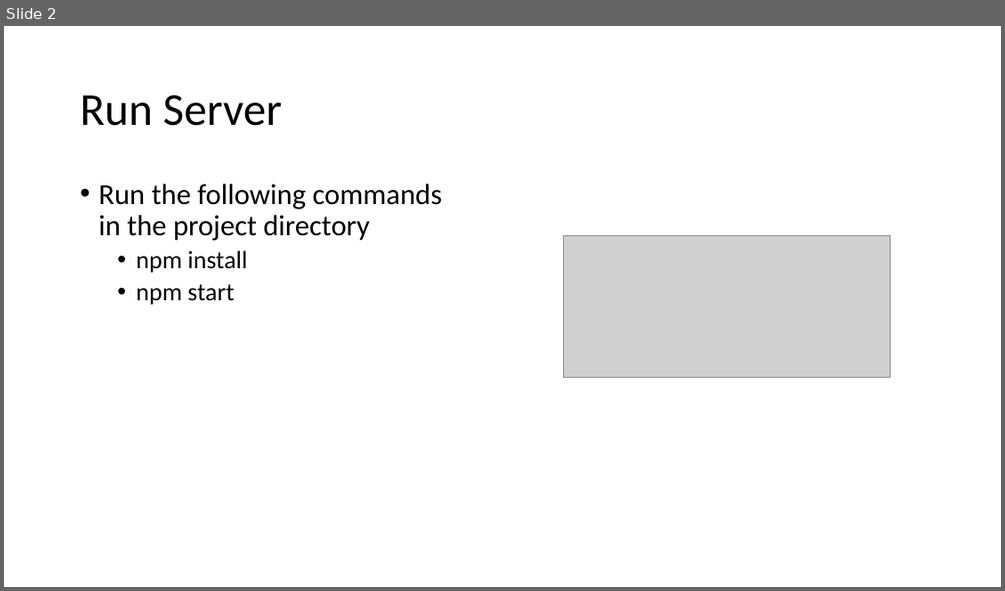
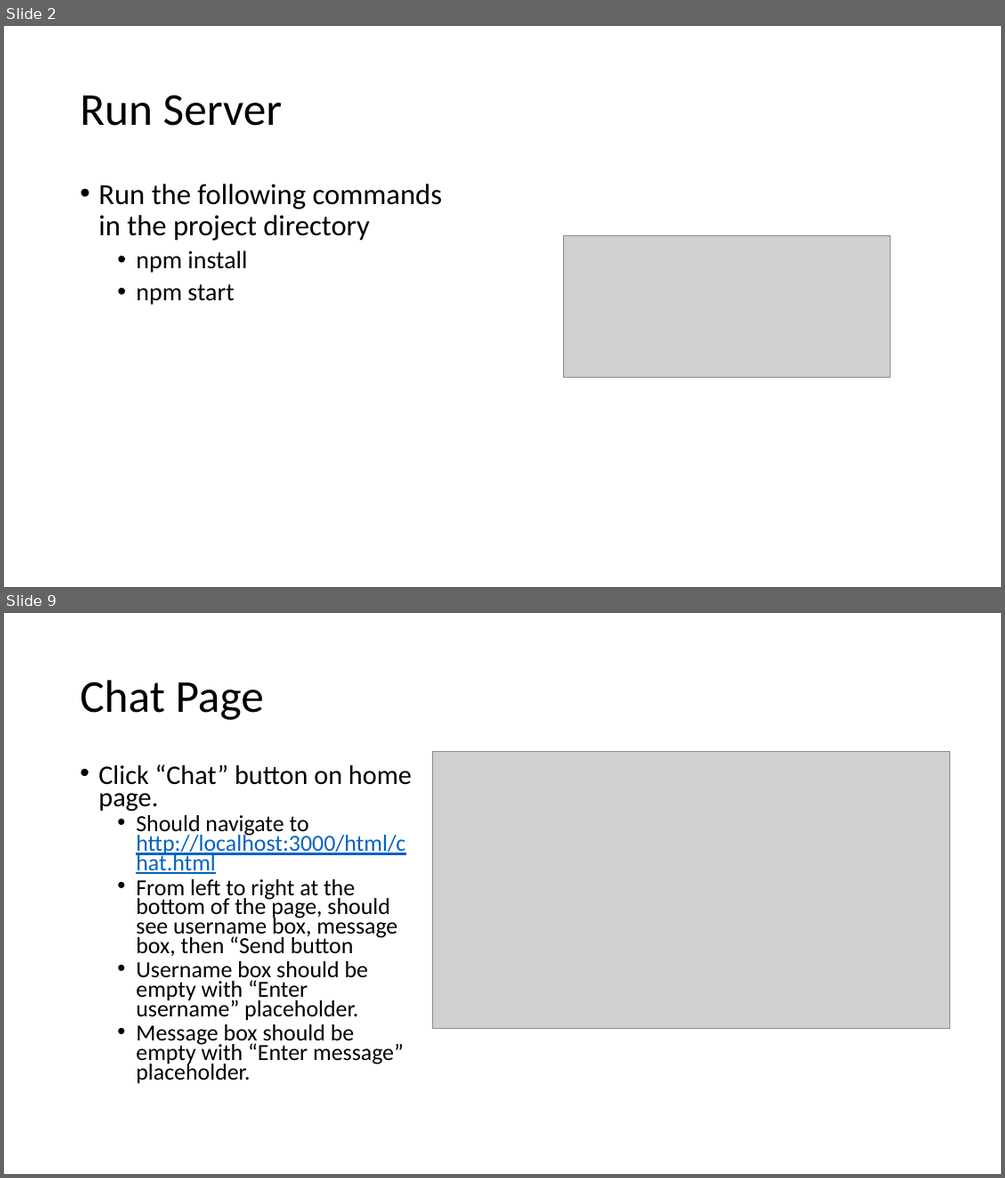
Before and after one commit to tdog191/JamATuna, a slide deck: Test Plan.pptx. Shown one above the other, each under a label of ours: slide 2 before the commit, slides 2 and 9 after it; the slides between them are not shown. The pictures are 1005x591 and 1005x1178 pixels, drawn with LibreOffice and Linux fonts; fonts in the diff are those of the drawing; grey boxes stand for pictures. Boxes give left, top, right and bottom in pixels: in the first picture for what was removed or moved away, otherwise in the second. Text is boxed around its words. In the diff, an @@ line names an element or a change of style, - is before the commit and + after.

Commit message:
Add documentation to 'profile.css', 'users.css', and 'profile.html', update manual test plan for profile, users, and chat pages, and upload another clip art image of a fish for the manual test plan.

```diff
--- a/Test Plan.pptx
+++ b/Test Plan.pptx
@@ slide 9 added at (4, 613, 1001, 1174), background #FFFFFF @@
@@ title added at (80, 680, 264, 720), 44 pt, text #000000 @@
+Chat Page
@@ text added at (98, 764, 412, 1084), 22.2 pt, text #000000 @@
+• Click “Chat” button on home page.
+  • Should navigate to http://localhost:3000/html/chat.html
+  • From left to right at the bottom of the page, should see username box, message box, then “Send button
+  • Username box should be empty with “Enter username” placeholder.
+  • Message box should be empty with “Enter message” placeholder.
@@ picture added at (432, 751, 949, 1029) @@
```
Also in this commit, not shown: 6 slides changed, 3 other slides added, 4 other files.
